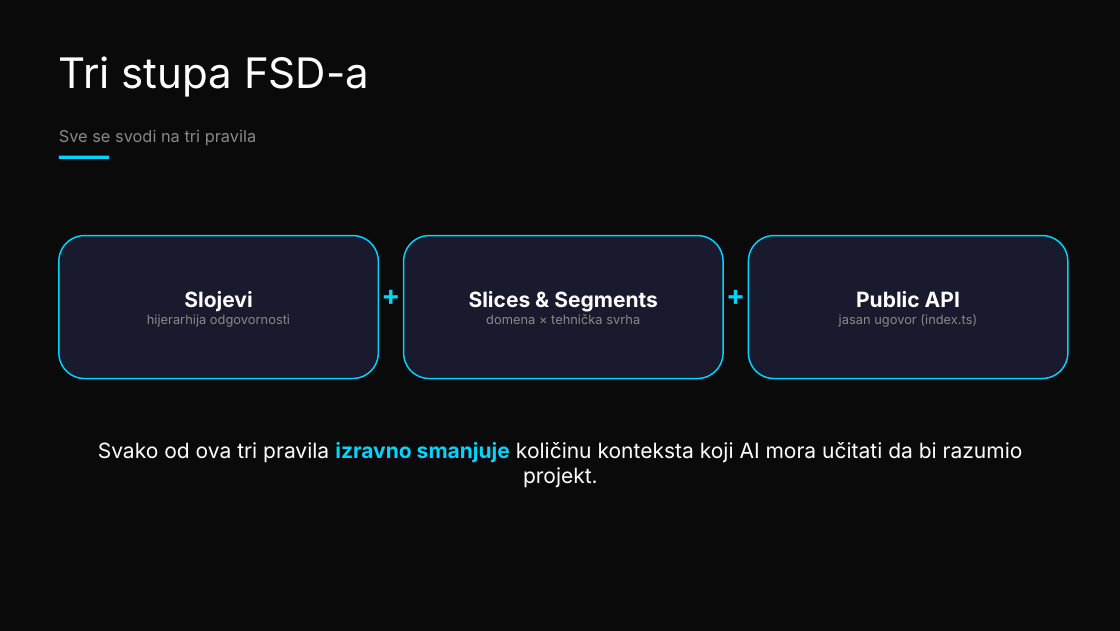
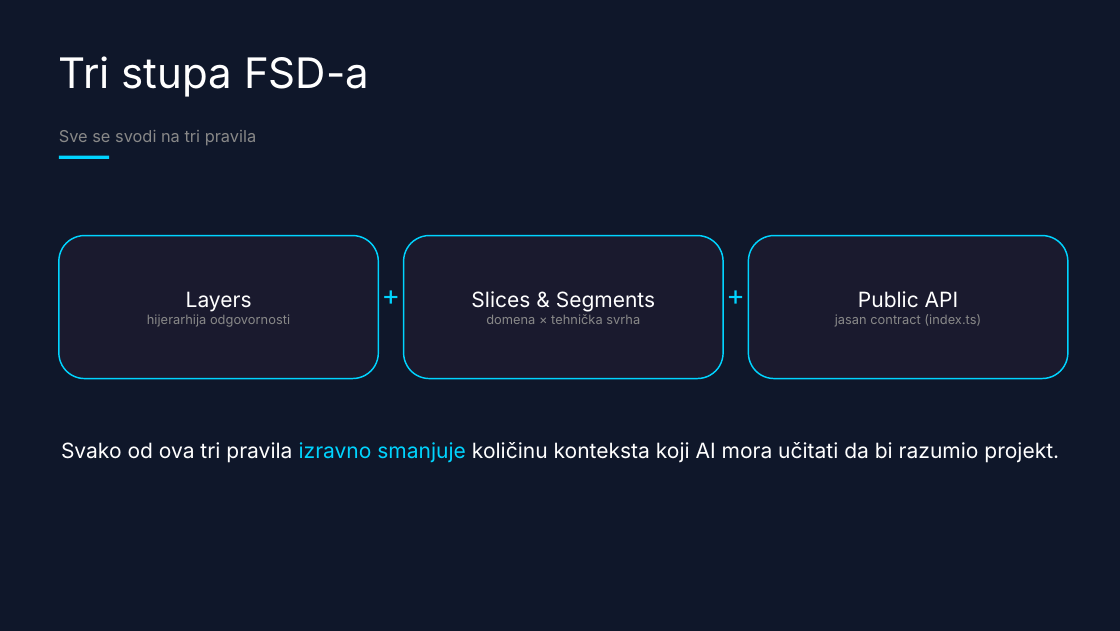
Before and after one commit to doksara/debug-presentation, a slide deck: slide 27 of frontend-arhitektura--dark-tech-with-fsd.pptx (slide 28 before the commit). Drawn at 1120x631 pixels with LibreOffice and Linux fonts; fonts in the diff are those of the drawing. Boxes give left, top, right and bottom in pixels: in the first picture for what was removed or moved away, otherwise in the second. Text is boxed around its words. In the diff, an @@ line names an element or a change of style, - is before the commit and + after.

```diff
--- a/frontend-arhitektura--dark-tech-with-fsd.pptx
+++ b/frontend-arhitektura--dark-tech-with-fsd.pptx
@@ background #0A0A0A to #0F172A @@
@@ rounded rectangle added at bbox=[59, 235, 378, 378], fill #1A1A2E, outline #00D4FF 1.25 pt @@
@@ rounded rectangle added at bbox=[404, 235, 723, 378], fill #1A1A2E, outline #00D4FF 1.25 pt @@
@@ rounded rectangle added at bbox=[748, 235, 1068, 378], fill #1A1A2E, outline #00D4FF 1.25 pt @@
@@ fill #1A1A2E to none; outline #00D4FF 1.25 pt to none in 3 elements at bbox=[471, 291, 655, 324], bbox=[835, 291, 981, 327], bbox=[147, 291, 290, 327] @@
@@ text "Layers": place and size @@
-text "Layers" at bbox=[59, 235, 378, 378]
+text "Layers" at bbox=[147, 291, 290, 327]
@@ text at bbox=[186, 291, 252, 312]: text changed; bold off @@
-Slojevi
+Layers
@@ text "+" at bbox=[378, 277, 404, 311]: bold off @@
@@ text "Slices & Segments": place and size @@
-text "Slices & Segments" at bbox=[404, 235, 723, 378]
+text "Slices & Segments" at bbox=[471, 291, 655, 324]
@@ text at bbox=[471, 291, 655, 312]: bold off in "Slices & Segments" @@
@@ text "+" at bbox=[723, 277, 748, 311]: bold off @@
@@ text "Public API": place and size @@
-text "Public API" at bbox=[748, 235, 1068, 378]
+text "Public API" at bbox=[835, 291, 981, 327]
@@ text at bbox=[858, 291, 959, 308]: bold off in "Public API" @@
@@ text at bbox=[835, 314, 981, 327]: text changed @@
-jasan ugovor (index.ts)
+jasan contract (index.ts)
@@ text "Svako od ova tri pravila ..." at bbox=[61, 442, 1059, 463]: bold off in "izravno smanjuje" @@
```
Also in this commit, not shown: 12 other slides changed, 4 slides added, 4 slides removed, 2 other files.
